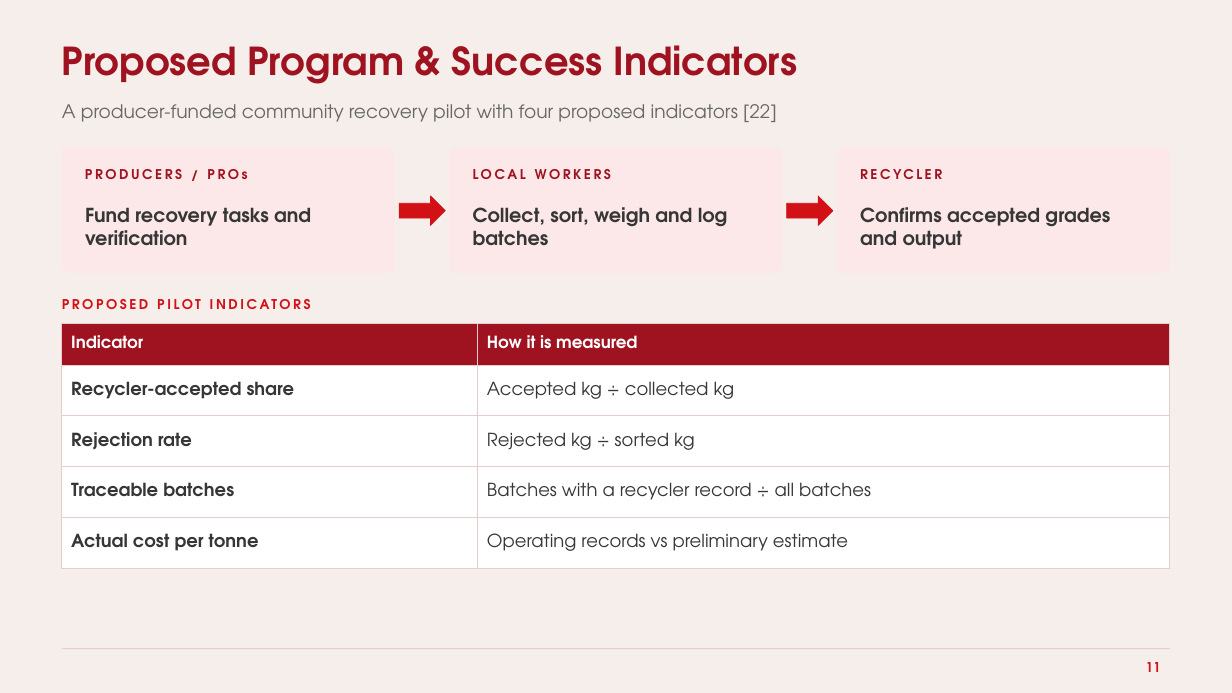
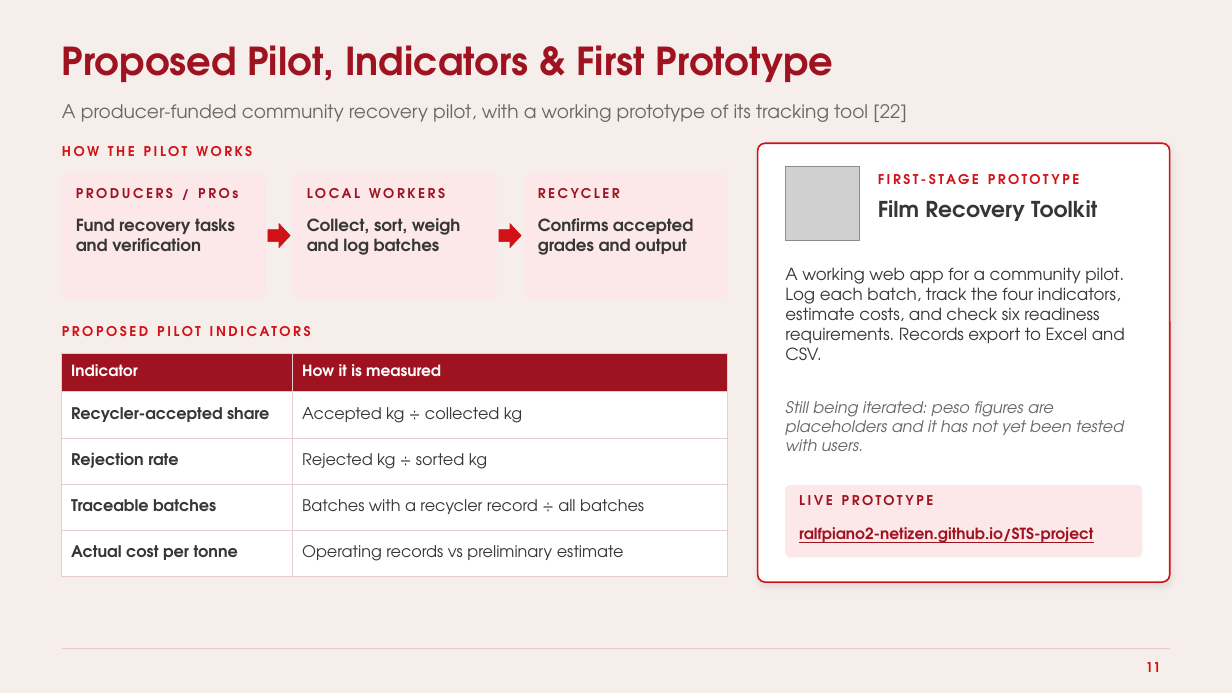
Before and after one commit to ralfpiano2-netizen/STS-project, a slide deck: slide 11 of presentation/STS-Problem-Solving-Presentation.pptx. Drawn at 1232x693 pixels with LibreOffice and Linux fonts; fonts in the diff are those of the drawing; grey boxes stand for pictures. Boxes give left, top, right and bottom in pixels: in the first picture for what was removed or moved away, otherwise in the second. Text is boxed around its words. In the diff, an @@ line names an element or a change of style, - is before the commit and + after.

```diff
--- a/presentation/STS-Problem-Solving-Presentation.pptx
+++ b/presentation/STS-Problem-Solving-Presentation.pptx
@@ title at box(62, 45, 833, 82): text changed @@
-Proposed Program & Success Indicators
+Proposed Pilot, Indicators & First Prototype
@@ text at box(62, 104, 907, 122): text changed @@
-A producer-funded community recovery pilot with four proposed indicators [22]
+A producer-funded community recovery pilot, with a working prototype of its tracking tool [22]
@@ text added at box(62, 146, 252, 156), 10.5 pt, text #D21117, bold @@
+HOW THE PILOT WORKS
@@ rounded rectangle added at box(758, 143, 1170, 582), fill #FFFFFF, outline #D21117 1.25 pt @@
@@ rounded rectangle removed at box(837, 148, 1170, 273) @@
@@ rounded rectangle: place and size @@
-rounded rectangle at box(62, 148, 395, 273)
+rounded rectangle at box(62, 174, 265, 299)
@@ rounded rectangle added at box(293, 174, 496, 299), fill #FCE8E8, outline #FCE8E8 0.75 pt @@
@@ rounded rectangle: place and size @@
-rounded rectangle at box(450, 148, 783, 273)
+rounded rectangle at box(524, 174, 727, 299)
@@ picture added at box(786, 166, 860, 240) @@
@@ text added at box(878, 174, 979, 184), 10.5 pt, text #D21117, bold @@
+FIRST-STAGE PROTOTYPE
@@ text "PRODUCERS / PROs": place and size @@
-text "PRODUCERS / PROs" at box(85, 169, 247, 179)
+text "PRODUCERS / PROs" at box(76, 188, 238, 198)
@@ text "LOCAL WORKERS": place and size @@
-text "LOCAL WORKERS" at box(473, 169, 611, 179)
+text "LOCAL WORKERS" at box(307, 188, 445, 198)
@@ text "RECYCLER" rewrapped from box(860, 166, 1147, 189) to box(538, 185, 718, 207) @@
@@ right arrow removed at box(787, 196, 834, 226) @@
@@ text added at box(878, 200, 1097, 221), 17 pt, text #353635, bold @@
+Film Recovery Toolkit
@@ text "Fund recovery tasks and verification": place and size @@
-text "Fund recovery tasks and verification" at box(85, 207, 311, 246)
+text "Fund recovery tasks and verification" at box(76, 218, 235, 251)
@@ right arrow added at box(268, 224, 290, 248), fill #D21117, outline #D21117 0.5 pt @@
@@ text "Collect, sort, weigh and log ...": place and size @@
-text "Collect, sort, weigh and log ..." at box(473, 207, 728, 245)
+text "Collect, sort, weigh and log ..." at box(307, 218, 460, 255)
@@ right arrow: place and size @@
-right arrow at box(399, 196, 445, 226)
+right arrow at box(499, 224, 521, 248)
@@ size 15 to 13 pt in 3 elements at box(76, 218, 235, 251), box(307, 218, 460, 255), box(538, 218, 693, 255) @@
@@ text "Confirms accepted grades and output": place and size @@
-text "Confirms accepted grades and output" at box(860, 207, 1110, 249)
+text "Confirms accepted grades and output" at box(538, 218, 693, 255)
@@ text added at box(785, 267, 1125, 360), 13 pt, text #353635 @@
+A working web app for a community pilot. Log each batch, track the four indicators, estimate costs, and check six readiness requirements. Records export to Excel and CSV.
@@ text "PROPOSED PILOT INDICATORS": place and size @@
-text "PROPOSED PILOT INDICATORS" at box(62, 299, 311, 309)
+text "PROPOSED PILOT INDICATORS" at box(62, 326, 311, 336)
@@ table at box(62, 353, 727, 565) @@
@@ size 13 to 12 pt in "Indicator", "How it is measured" @@
@@ size 14 to 12.5 pt in "Recycler-accepted share", "Accepted kg ÷ collected kg", "Rejection rate", "Rejected kg ÷ sorted kg" and 4 more places @@
@@ table: place and size @@
-table at box(62, 323, 1170, 555)
+table at box(62, 353, 727, 565)
@@ text added at box(785, 401, 1124, 451), 12.5 pt, text #686868, italic @@
+Still being iterated: peso figures are placeholders and it has not yet been tested with users.
@@ rounded rectangle added at box(786, 485, 1142, 557), fill #FCE8E8, outline #FCE8E8 0.5 pt @@
@@ text added at box(799, 495, 833, 505), 10.5 pt, text #9F1321, bold @@
+LIVE PROTOTYPE
@@ text added at box(799, 527, 1093, 543), 12 pt, text #9F1321, bold, underline @@
+ralfpiano2-netizen.github.io/STS-project
```
